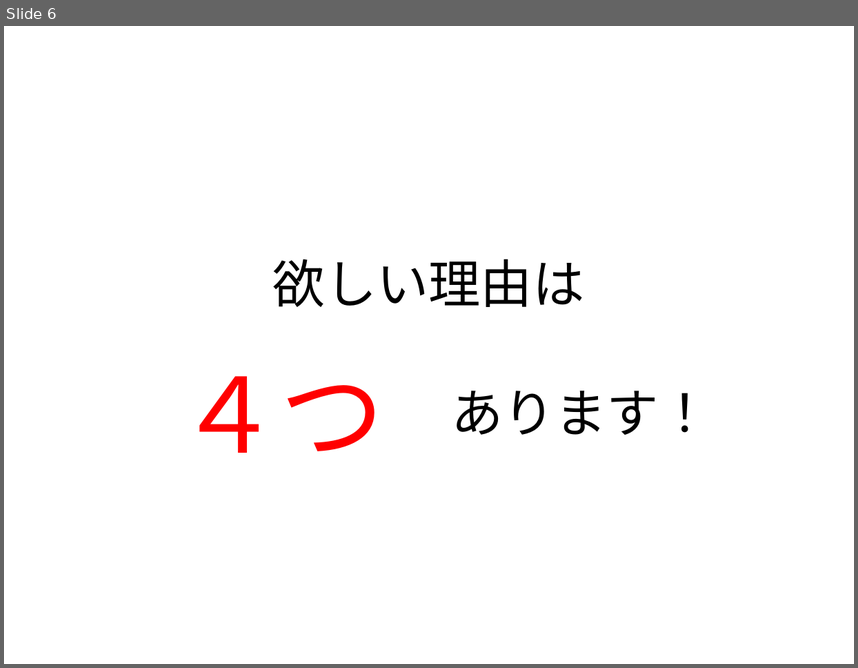
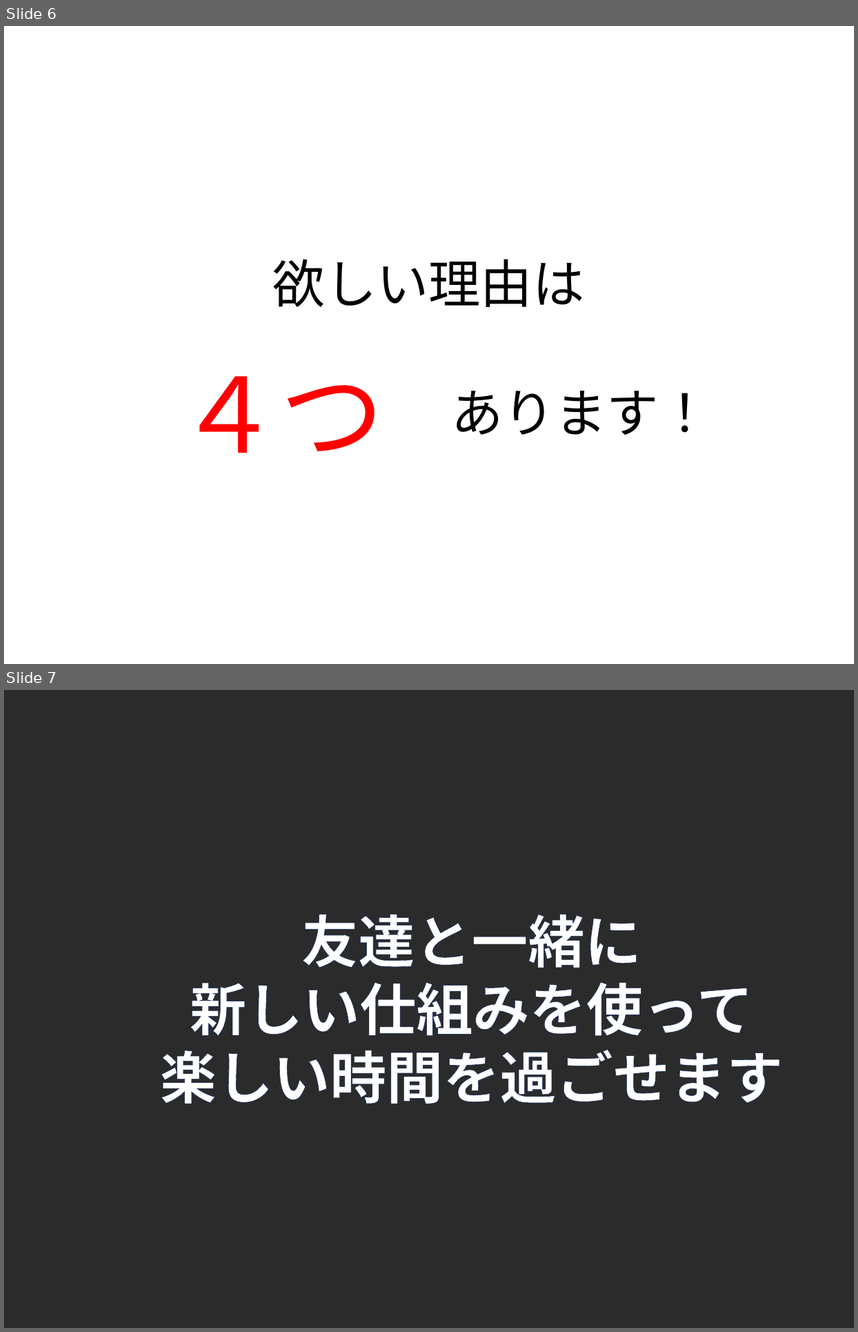
Before and after one commit to enpit2016fun/pbl_f, a slide deck: RPG風.pptx. Shown one above the other, each under a label of ours: slide 6 before the commit, slides 6 and 7 after it. The pictures are 858x668 and 858x1332 pixels, drawn with LibreOffice and Linux fonts; fonts in the diff are those of the drawing; background and template pictures are left out; a plain dark background stands for a picture behind light text. Boxes give left, top, right and bottom in pixels: in the first picture for what was removed or moved away, otherwise in the second. Text is boxed around its words. In the diff, an @@ line names an element or a change of style, - is before the commit and + after.

```diff
--- a/RPG風.pptx
+++ b/RPG風.pptx
@@ slide 7 added at box(4, 690, 854, 1328), background picture (left out) @@
@@ text added at box(160, 914, 783, 1103), 48 pt, text #FFFFFF, bold @@
+友達と一緒に
+新しい仕組みを使って
+楽しい時間を過ごせます
```
Also in this commit, not shown: 2 slides changed, 3 other slides added, 3 slides removed.
